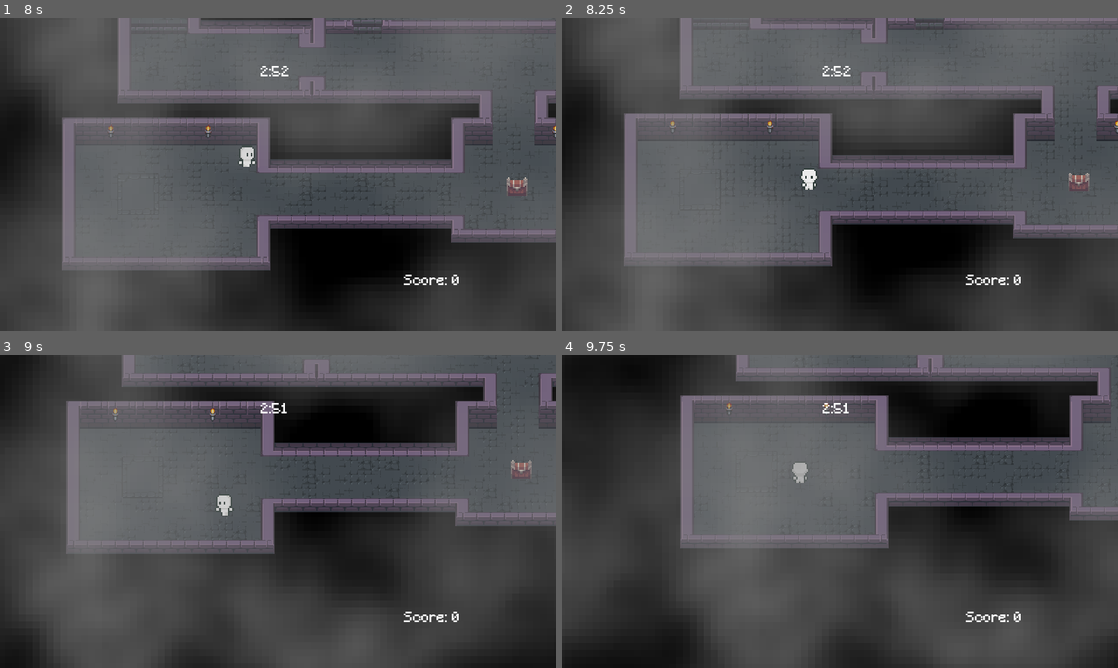
Above: before the commit, frames 1-4 (two rows, left to right).
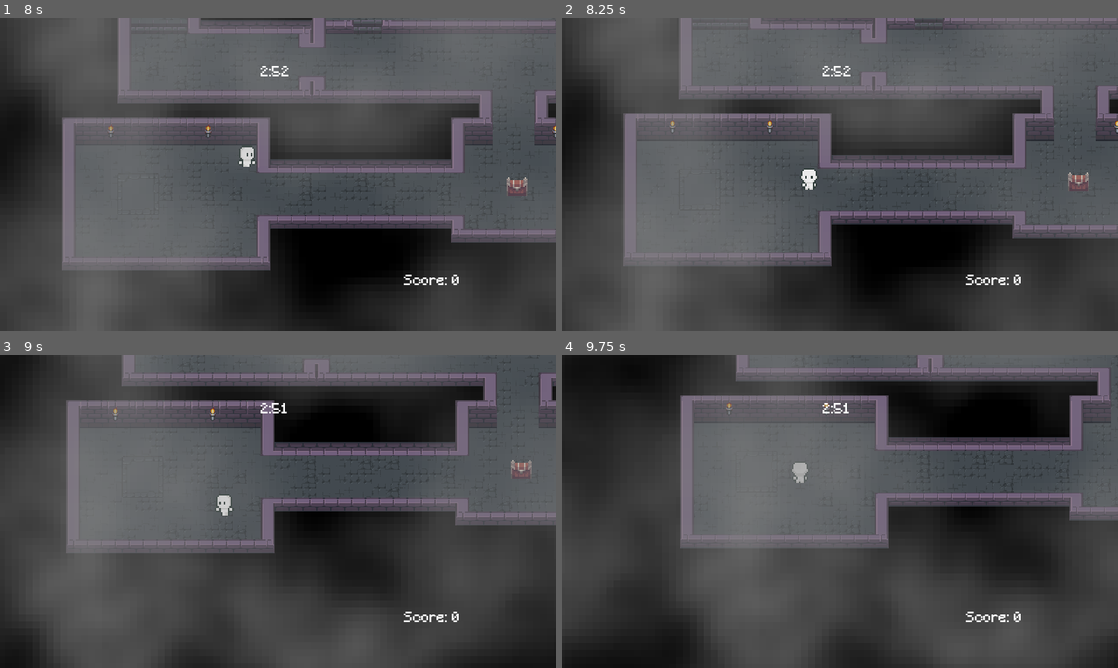
Above: after the commit, the same moments.

Repository: GabeAKane/dungeon-dash
Game: Godot game, scene res://world.tscn
Same seed, same stepped clock (60 frames per second), same inputs: the game is played once before the commit and once after it.
Inputs:
- Up to frame 1 (8 s): hold W (Up) 0.53-2.03 s; tap Space (Dash) every 0.75 s from 0.6 to 7.35 s; hold A (Left) 2.03-3.53 s; hold S (Down) 3.53-4.28 s; hold Right (Right) 4.28-5.03 s; hold W (Up) 5.03-5.78 s; hold Right (Right) from 5.78 s (still down)
- Up to frame 2 (8.25 s): release Right (Right) at 8.03 s; hold S (Down) from 8.03 s (still down); tap Space (Dash) at 8.1 s
- Up to frame 3 (9 s): release S (Down) at 8.78 s; hold A (Left) from 8.78 s (still down); tap Space (Dash) at 8.85 s
- Up to frame 4 (9.75 s): release A (Left) at 9.53 s; hold W (Up) from 9.53 s (still down); tap Space (Dash) at 9.6 s

Frame 1 is identical in both runs. In frame 2, 0.3% of the frame differs, in the area x 11-100%, y 0-80%; in frame 3, 0.6%, in the area x 11-100%, y 5-64%; in frame 4, 0.2%.

Commit message:
added chest spawner

Diff:
--- a/RigidBody2D.gd
+++ b/RigidBody2D.gd
@@ -12,7 +12,7 @@
 	if randi() % 2:
 		mult = -1
 
-	timer.wait_time = 3.0 + (randf()*5*mult)
+	timer.wait_time = 7.0 + (randf()*5*mult)
 	timer.start()
 
 
--- a/chest.gd
+++ b/chest.gd
@@ -22,3 +22,10 @@
 		player.change_score(points)
 		isOpened = true
 		sprite.play("opening")
+
+
+func _on_visible_on_screen_enabler_2d_screen_exited():
+	if isOpened:
+		var chest_spawner = get_tree().get_nodes_in_group("chest_spawner").pick_random()
+		chest_spawner.spawn()
+		queue_free()
--- a/chest.tscn
+++ b/chest.tscn
@@ -55,4 +55,7 @@
 position = Vector2(0, 2.25)
 shape = SubResource("RectangleShape2D_tqoyo")
 
+[node name="VisibleOnScreenEnabler2D" type="VisibleOnScreenEnabler2D" parent="."]
+
 [connection signal="body_entered" from="Area2D" to="." method="_on_area_2d_body_entered"]
+[connection signal="screen_exited" from="VisibleOnScreenEnabler2D" to="." method="_on_visible_on_screen_enabler_2d_screen_exited"]
--- /dev/null
+++ b/chest_spawner.gd
@@ -0,0 +1,15 @@
+extends Node2D
+
+@export var width: int
+@export var height: int
+@onready var rng = RandomNumberGenerator.new()
+
+const CHEST = preload("res://chest.tscn")
+
+func spawn():
+	rng.randomize()
+	var x_spawn = rng.randi_range(global_position.x, global_position.x+width)
+	var y_spawn = rng.randi_range(global_position.y, global_position.y-height)
+	var chest = CHEST.instantiate()
+	chest.global_position = Vector2(x_spawn, y_spawn)
+	get_parent().add_child(chest)
--- /dev/null
+++ b/chest_spawner.tscn
@@ -0,0 +1,3 @@
+[gd_scene format=3 uid="uid://cjevanovxrjn4"]
+
+[node name="chest_spawner" type="Node2D"]
--- a/enemy.gd
+++ b/enemy.gd
@@ -2,6 +2,9 @@
 
 const speed = 20
 
+var should_delete = false
+
+@onready var notification = $VisibleOnScreenNotifier2D
 @onready var player = get_tree().get_first_node_in_group("player")
 @onready var nav_agent = $NavigationAgent2D
 @onready var sprite = $AnimatedSprite2D
@@ -13,6 +16,8 @@
 	#)
 	velocity = dir * speed
 	move_and_slide()
+	if should_delete and not notification.is_on_screen():
+		queue_free()
 
 func make_path():
 	nav_agent.target_position = player.global_position
@@ -25,3 +30,9 @@
 	if body.is_in_group("player"):
 		player.health -= 1
 		print(str("Player health: ", player.health))
+
+
+func _on_timer_2_timeout():
+	should_delete = true
+	if not notification.is_on_screen():
+		queue_free()
--- a/enemy.tscn
+++ b/enemy.tscn
@@ -49,5 +49,13 @@
 [node name="CollisionShape2D" type="CollisionShape2D" parent="Area2D"]
 shape = SubResource("CircleShape2D_6g6lw")
 
+[node name="Timer2" type="Timer" parent="."]
+wait_time = 10.0
+autostart = true
+
+[node name="VisibleOnScreenNotifier2D" type="VisibleOnScreenNotifier2D" parent="."]
+
 [connection signal="timeout" from="Timer" to="." method="_on_timer_timeout"]
 [connection signal="body_entered" from="Area2D" to="." method="_on_area_2d_body_entered"]
+[connection signal="timeout" from="Timer2" to="." method="_on_timer_2_timeout"]
+[connection signal="screen_exited" from="VisibleOnScreenNotifier2D" to="." method="_on_visible_on_screen_notifier_2d_screen_exited"]
--- a/world.tscn
+++ b/world.tscn
@@ -3,10 +3,10 @@
 [ext_resource type="Texture2D" uid="uid://chniqsa8eak70" path="res://Tile set/Dungeon tileset.png" id="1_g67f2"]
 [ext_resource type="PackedScene" uid="uid://dlfgmle21tflt" path="res://fog/fog.tscn" id="1_haa2b"]
 [ext_resource type="PackedScene" uid="uid://d3er5y44dk4pe" path="res://player/player.tscn" id="1_sa174"]
-[ext_resource type="PackedScene" uid="uid://i47j8x3aobt6" path="res://enemy.tscn" id="4_xihlq"]
 [ext_resource type="PackedScene" uid="uid://dohjycds8b431" path="res://chest.tscn" id="5_cxopp"]
 [ext_resource type="PackedScene" uid="uid://il7wwilx6qbv" path="res://hud.tscn" id="6_j4p8q"]
-[ext_resource type="PackedScene" uid="uid://ditngpogkcjlm" path="res://spawner.tscn" id="7_e2pot"]
+[ext_resource type="PackedScene" uid="uid://cjevanovxrjn4" path="res://chest_spawner.tscn" id="6_ptmrb"]
+[ext_resource type="Script" path="res://chest_spawner.gd" id="7_gl74p"]
 
 [sub_resource type="TileSetAtlasSource" id="TileSetAtlasSource_qye2l"]
 texture = ExtResource("1_g67f2")
@@ -560,19 +560,11 @@
 position = Vector2(-872, 613)
 scale = Vector2(0.868138, 0.884963)
 
-[node name="enemy" parent="." instance=ExtResource("4_xihlq")]
-position = Vector2(-753, 306)
-
-[node name="enemy2" parent="." instance=ExtResource("4_xihlq")]
-position = Vector2(-189, 357)
-
-[node name="enemy3" parent="." instance=ExtResource("4_xihlq")]
-position = Vector2(-488, 250)
-
 [node name="Node2D" parent="." instance=ExtResource("5_cxopp")]
 position = Vector2(-436, 605)
 
 [node name="HUD" parent="." instance=ExtResource("6_j4p8q")]
 
-[node name="spawner" parent="." instance=ExtResource("7_e2pot")]
-position = Vector2(-350, 280)
+[node name="chest_spawner" parent="." instance=ExtResource("6_ptmrb")]
+position = Vector2(-652, 30)
+script = ExtResource("7_gl74p")
